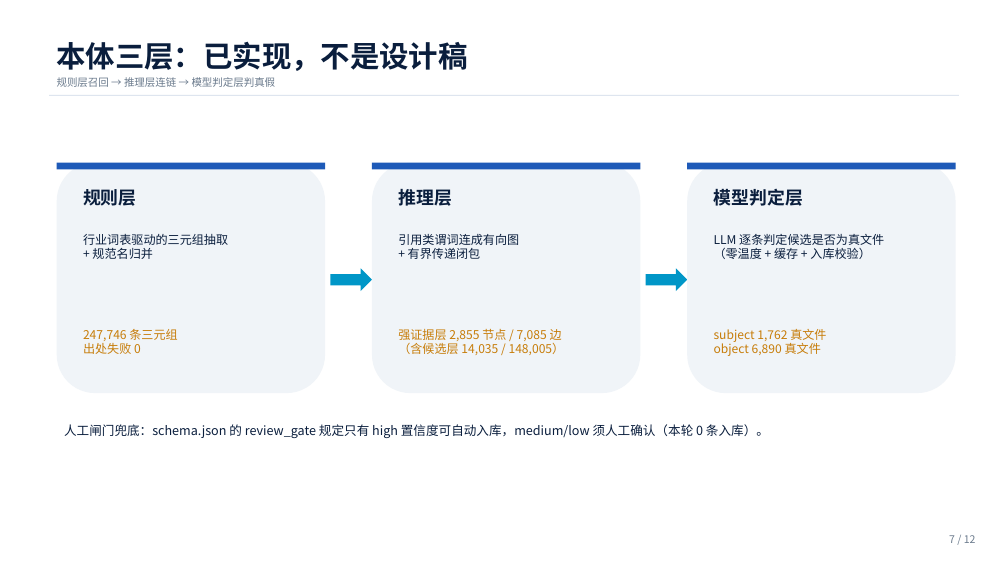
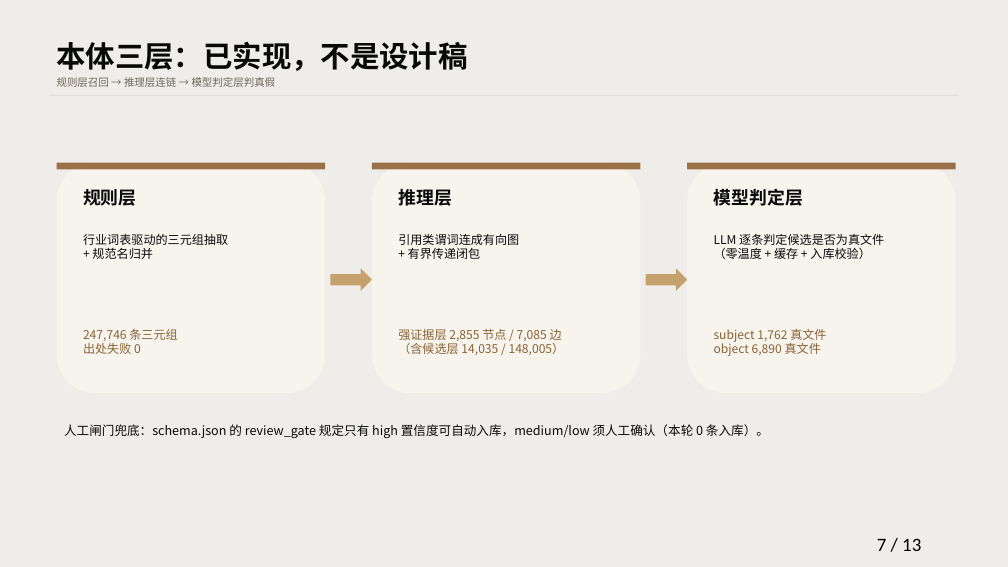
Before and after one commit to Endminlord/ict-decision-agent, a slide deck: slide 7 of deck/ict-deck.pptx. Drawn at 1008x567 pixels with LibreOffice and Linux fonts; fonts in the diff are those of the drawing. Boxes give left, top, right and bottom in pixels: in the first picture for what was removed or moved away, otherwise in the second. Text is boxed around its words. In the diff, an @@ line names an element or a change of style, - is before the commit and + after.

```diff
--- a/deck/ict-deck.pptx
+++ b/deck/ict-deck.pptx
@@ background #FFFFFF to #EFEDE9 @@
@@ text "规则层召回 → 推理层连链 → 模型判定层判真假" at [57, 77, 276, 87]: text colour #6B7B8D to #6E675F @@
@@ rectangle at [49, 95, 959, 95]: fill #DEE5EF to #E6DFD4 @@
@@ fill #F0F4F8 to #F7F4EE in 3 elements at [57, 163, 325, 393], [372, 163, 640, 393], [687, 163, 956, 393] @@
@@ fill #1E5AB8 to #9B7247 in 3 elements at [57, 163, 325, 169], [372, 163, 640, 169], [687, 163, 956, 169] @@
@@ right arrow at [330, 268, 372, 291]: fill #0096C7 to #C5A16B @@
@@ right arrow at [646, 268, 687, 291]: fill #0096C7 to #C5A16B @@
@@ text colour #C77D0A to #8A6234 in 3 elements at [83, 329, 177, 354], [398, 329, 565, 355], [714, 329, 826, 356] @@
@@ text colour #0A1E3D to #080A08 in 8 elements at [57, 41, 468, 71], [83, 189, 137, 206], [83, 234, 228, 259], [398, 189, 452, 206], [398, 234, 519, 259], [714, 189, 803, 206], [714, 234, 884, 259], [64, 424, 769, 438] @@
@@ text at [877, 538, 921, 551]: text changed; size 10 to 18 pt; font Noto Sans CJK SC to Calibri; text colour #6B7B8D to #000000 @@
-7 / 12
+7 / 13
```
Also in this commit, not shown: 11 other slides changed, 1 slide added, 5 other files.
